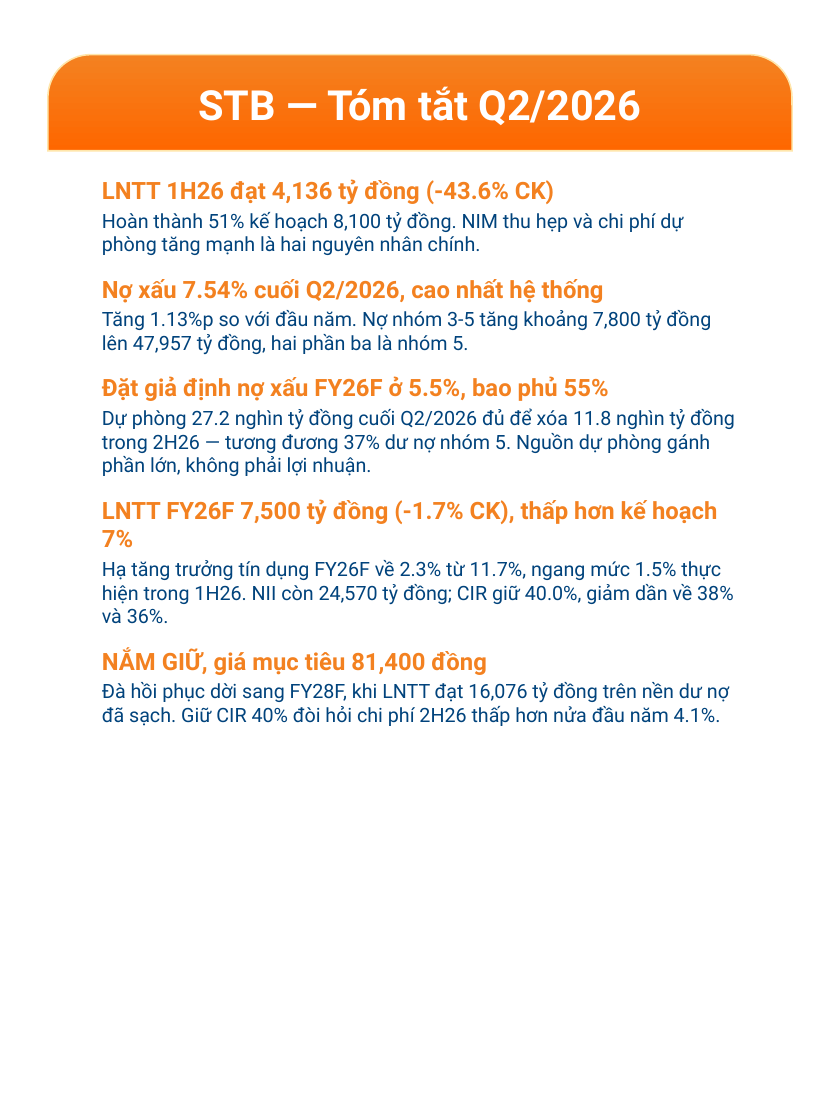
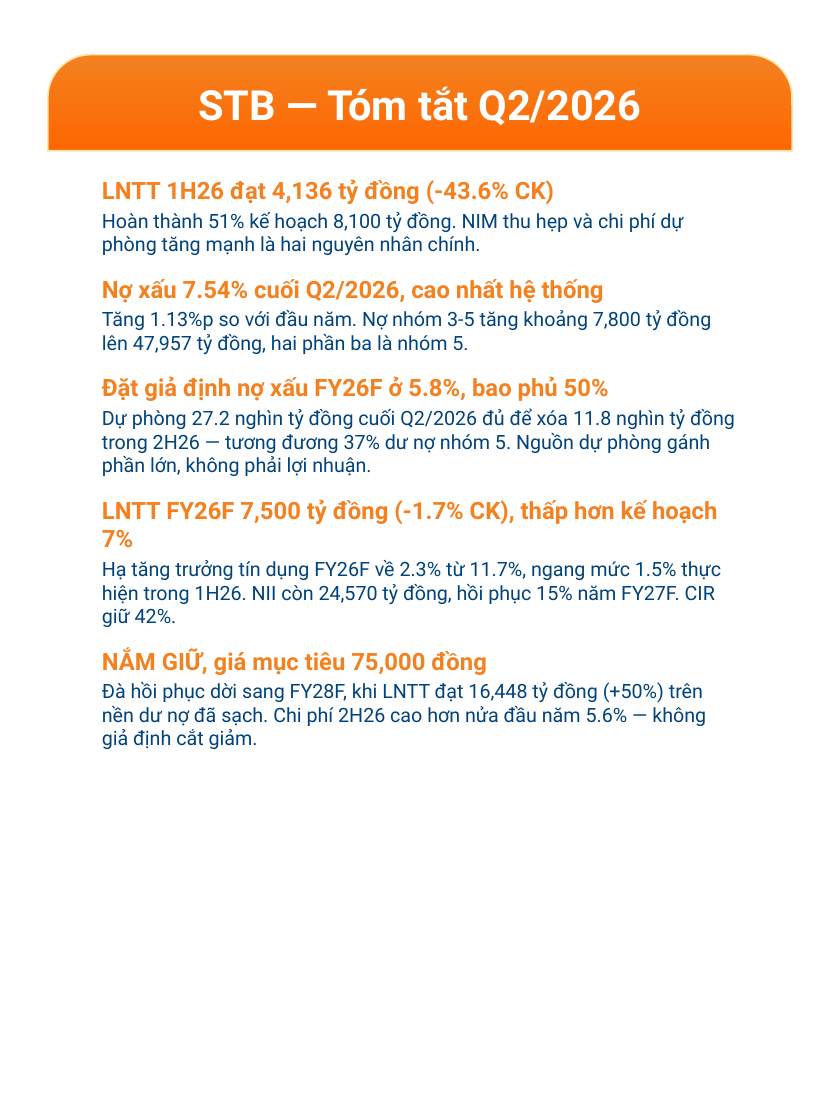
Before and after one commit to datquanton/verbose-guide, a slide deck: slide 7 of MASVN_Mobile_Report_STB_FPT_2Q26_EN_VN.pptx. Drawn at 840x1120 pixels with LibreOffice and Linux fonts; fonts in the diff are those of the drawing; background and template pictures are left out. Boxes give left, top, right and bottom in pixels: in the first picture for what was removed or moved away, otherwise in the second. Text is boxed around its words. In the diff, an @@ line names an element or a change of style, - is before the commit and + after.

```diff
--- a/MASVN_Mobile_Report_STB_FPT_2Q26_EN_VN.pptx
+++ b/MASVN_Mobile_Report_STB_FPT_2Q26_EN_VN.pptx
@@ text at (x1=102, y1=376, x2=609, y2=401): text changed @@
-Đặt giả định nợ xấu FY26F ở 5.5%, bao phủ 55%
+Đặt giả định nợ xấu FY26F ở 5.8%, bao phủ 50%
@@ text at (x1=102, y1=560, x2=721, y2=749): text changed @@
-Hạ tăng trưởng tín dụng FY26F về 2.3% từ 11.7%, ngang mức 1.5% thực hiện trong 1H26. NII còn 24,570 tỷ đồng; CIR giữ 40.0%, giảm dần về 38% và 36%.
-NẮM GIỮ, giá mục tiêu 81,400 đồng
-Đà hồi phục dời sang FY28F, khi LNTT đạt 16,076 tỷ đồng trên nền dư nợ đã sạch. Giữ CIR 40% đòi hỏi chi phí 2H26 thấp hơn nửa đầu năm 4.1%.
+Hạ tăng trưởng tín dụng FY26F về 2.3% từ 11.7%, ngang mức 1.5% thực hiện trong 1H26. NII còn 24,570 tỷ đồng, hồi phục 15% năm FY27F. CIR giữ 42%.
+NẮM GIỮ, giá mục tiêu 75,000 đồng
+Đà hồi phục dời sang FY28F, khi LNTT đạt 16,448 tỷ đồng (+50%) trên nền dư nợ đã sạch. Chi phí 2H26 cao hơn nửa đầu năm 5.6% — không giả định cắt giảm.
```
Also in this commit, not shown: 9 other slides changed, 12 other files.
